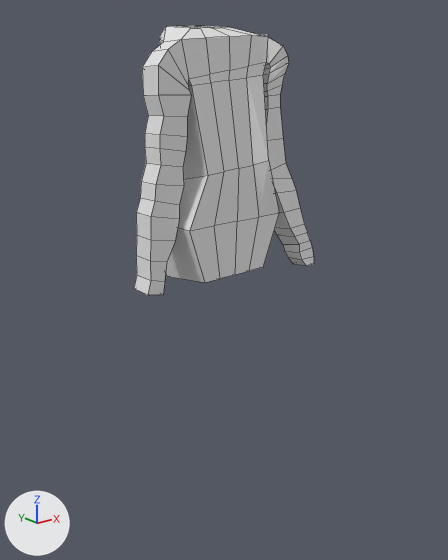
A saved change to the Blender file jinx_model.blend.
Both versions are drawn from a 50 mm lens placed at (-8.02, -10.37, 12.57), pointed at (0.39, 0.14, 8.37). Arrows for +X, +Y and +Z are at lower left; the lights stay in place. Mesh edges are drawn as thin lines.
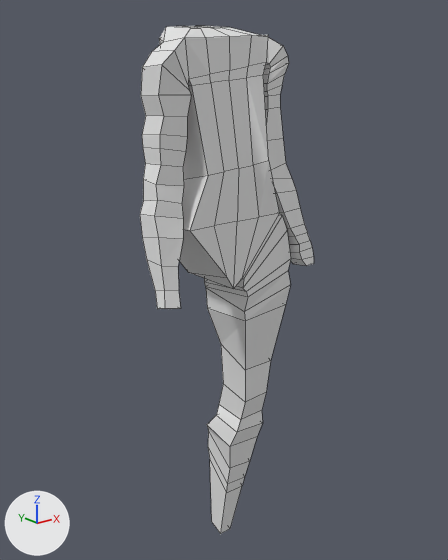
Edits to the bpy script that builds the scene:
```text
Change me_cube:
    used by ob_cube; location = (0.0, 0.01, 11.8); scale = (0.776, 0.776, 0.776)
    remove me_cube.from_pydata(...)  # 233 vertices, 229 faces; spans x -2.58..2.74, y -1.32..1.46, z -4.15..2.51
    add me_cube.from_pydata(...)  # 289 vertices, 287 faces; spans x -2.58..2.74, y -1.45..1.46, z -13.82..2.51
    me_cube part 1
    4 vertices are removed from x -1.07..0.96, y -1.0..0.79, z -4.15..-3.85
    8 faces are deleted
    44 vertices move from x -2.58..0.46, y -1.0..0.79, z -4.14..2.03 to x -2.58..0.2, y -1.45..0.79, z -4.29..2.05
    60 vertices are added at x 0.22..2.02, y -1.05..1.41, z -13.82..-2.48
    66 new faces join them
```

Pixel boxes (x1, y1, x2, y2) of what changed, in the pictures (448 x 560 px):
'Cube', reshaped (89% taller)
    before: (134, 26, 314, 295)
    after: (140, 26, 314, 534)
part 1 of me_cube, built on
    before: (134, 27, 279, 295)
    after: (140, 27, 291, 534)
